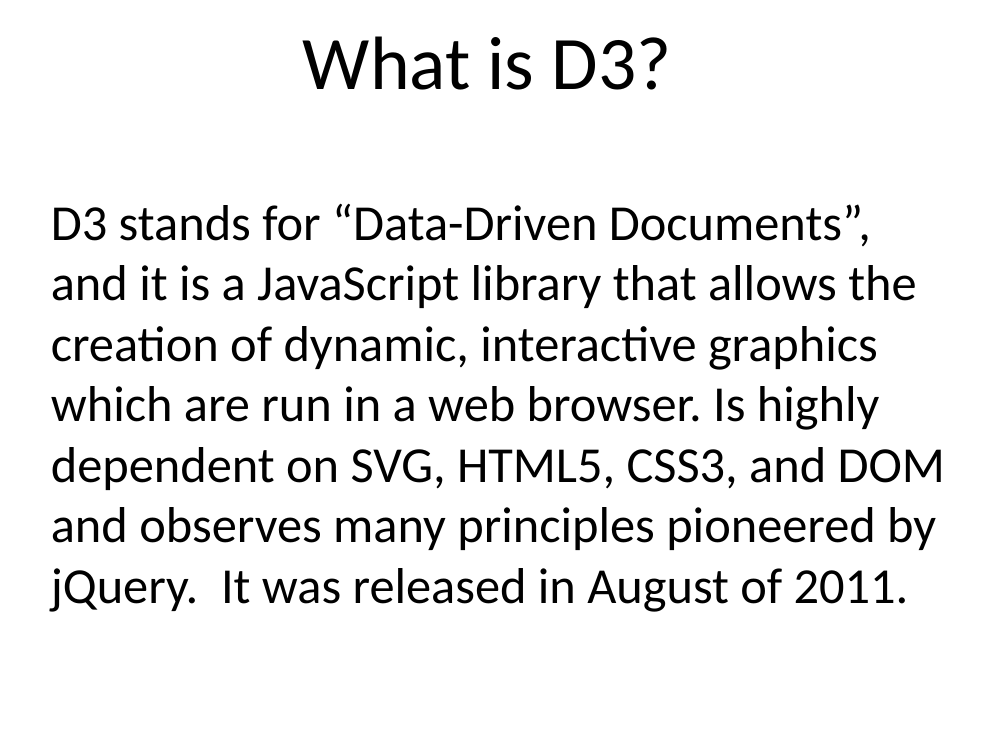
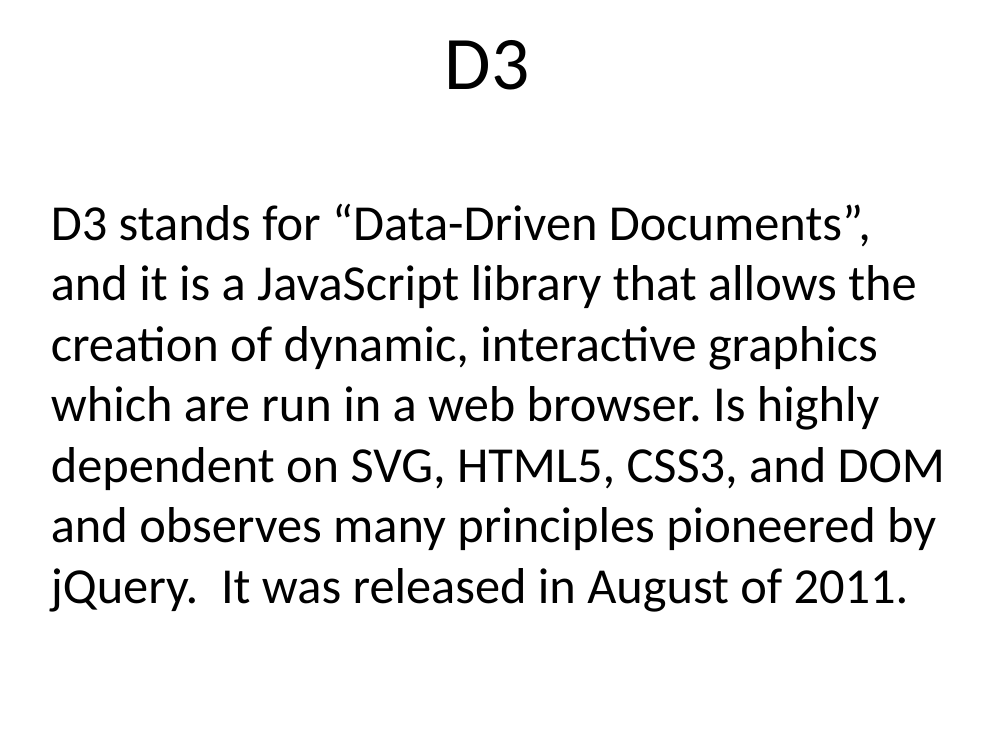
Before and after one commit to benralexander/lv, a slide deck: slide 12 of myD3_latest_c.ppt (slide 9 before the commit). Drawn at 1008x756 pixels with LibreOffice and Linux fonts; fonts in the diff are those of the drawing. Boxes give left, top, right and bottom in pixels: in the first picture for what was removed or moved away, otherwise in the second. Text is boxed around its words. In the diff, an @@ line names an element or a change of style, - is before the commit and + after.

```diff
--- a/myD3_latest_c.ppt
+++ b/myD3_latest_c.ppt
@@ text at <box>445,40,530,90</box>: text changed @@
-What is D3?
+D3
```
Also in this commit, not shown: 4 other slides changed, 8 slides added.
